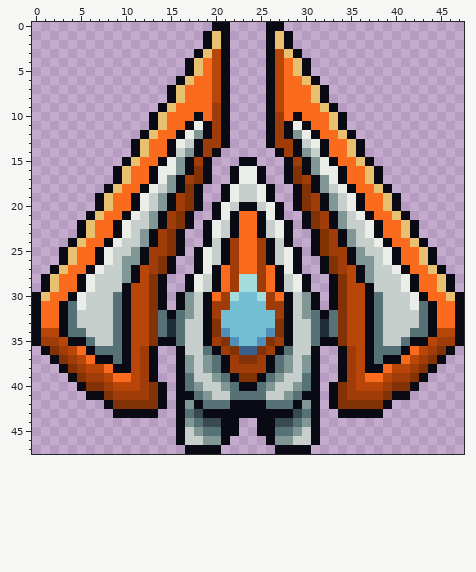
Edited in one commit: pixel-art sprite (res/img/space_invaders/ships/ship_1.png). This is how it looked before the edit.
The file is 48x48 pixels.
Now the later version:
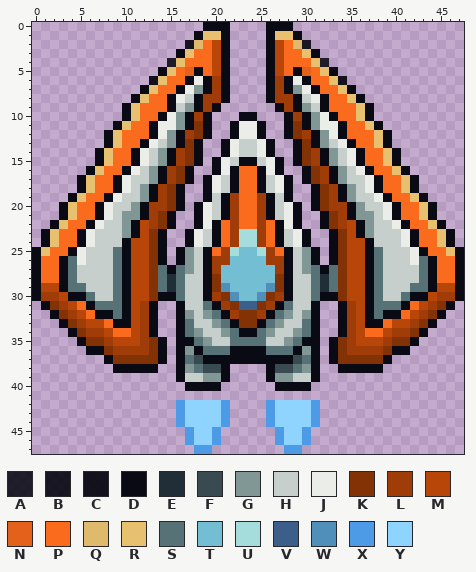
Palette (. is transparent): A #090a14df  B #090a14eb  C #090a14f2  D #090a14  E #202e37  F #394a50  G #819796  H #c7cfcc  J #ebede9  K #833206  L #9f3c07  M #b84609  N #e4611b  P #fb6b1d  Q #e0ba6c  R #e8c170  S #577277  T #73bed3  U #a4dddb  V #3c5e8b  W #4f8fba  X #4d9be6  Y #8fd3ff
Commit: Ships now have propulsors built in on all imgs
Change:
Changed rows in their new state; - is an unchanged pixel.
first column x 0:
 0 -------------------D--------D-------------------
 1 ------------------DR--------RD------------------
 2 -----------------BQPM------MPQB-----------------
 3 ----------------DRPP--------PPRD----------------
 4 ---------------ARPP----------PPRA---------------
 5 --------------DRPND----------DNPRD--------------
 6 -------------CRPPDJDL------LDJDPPRC-------------
 7 ------------DRPPDJGDL------LDGJDPPRD------------
 8 -----------DRPP-JHDLL------LLDHJ-PPRD-----------
 9 ----------DRPPPDHGDLD.----.DLDGHDPPPRD----------
10 ----------DRPPDJGDLD..-DD-..DLDGJDPPRD----------
11 ---------DRPP-JJG-K-..DJJD..-K-GJJ-PPRD---------
12 --------DRPPPDJG-LK-..DJJD..-KL-GJDPPPRD--------
13 --------DRPPDJHGDK-..-JHHJ-..-KDGHJDPPRD--------
14 -------DRPP-JHG-LK-..DJHHJD..-KL-GHJ-PPRD-------
15 -------DRPPDJHGDLKD.DJH--HJD.DKLDGHJDPPRD-------
16 ------DRPPDJHGDLK-..DJ-PP-JD..-KLDGHJDPPRD------
17 -----DRPP-JHHGDLKD.-JH-PP-HJ-.DKLDGHHJ-PPRD-----
18 -----DRPPDJHGDLK-..DJHDPPDHJD..-KLDGHJDPPRD-----
19 ----DRPPDJHHGDLKD..DH-LPPL-HD..DKLDGHHJDPPRD----
20 ---DRPP-JHHGDLLKD.-JHDLPPLDHJ-.DKLLDGHHJ-PPRD---
21 ---DRPPDJHGGDLKD..DJHDL--LDHJD..DKLDGGHJDPPRD---
22 --DRPPDJHHGDMLKD..DJDPL--LPDJD..DKLMDGHHJDPPRD--
23 -DRPP-JHHHGDMKD..DJHDPLUULPDHJD..DKMDGHHHJ-PPRD-
24 -DRPPDJHHHDMMKD..DJHDP-UU-PDHJD..DKMMDHHHJDPPRD-
25 DRPPDJHHHSDMMKD.-GHDPLUTTULPDHG-.DKMMDSHHHJDPPRD
26 DPP-SJHHHSDMMKD.DGHDLLTTTTLLDHGD.DKMMDSHHHJS-PPD
27 DPPDSHHH-SDM-KS-SGHDLTTTTTTLDHGS-SK-MDS-HHHSDPPD
28 DPPDSHH--SDM--SESHHDKTTTTTTKDHHSES--MDS--HHSDPPD
29 DMMDSSH--S----SESHHDKWTTTTWKDHHSES----S--HSSDMMD
30 -LLM-DS--------DSH--LKW--WKL--HSD--------SD-MLL-
31 .DKLMPDSS---LD.--H-SD-KVVK-DS-H--.DL---SSDPMLKD.
32 ..DKLMPDD---LD..D--GSDLKKLDSG--D..DL---DDPMLKD..
33 ...-KLMMPD--LD..DS-HGSDKKDSGH-SD..DL--DPMMLK-...
34 ....DKLLMPP-LD..DSGHHGSDDSGHHGSD..DL-PPMLLKD....
35 .....-KKLMM-L--.DDSGHHSSSSHHGSDD.--L-MMLKK-.....
36 -.....-DKLLL-KD--GD-SSDDDDSS-DG--DK-LLLKD-.....-
37 --......-KKKKKD--SFDD-DDDD-DDFS--DKKKKK-......--
38 ---......--DD-----SFF-....-FFS-----DD--......---
39 ----..........---H-G-D....D-G-H---..........----
40 -----..........-.DDDD......DDDD.-..........-----
41 ------.........-................-.........------
42 --------.......-XYYYYX....XYYYYX-.......--------
43 ---------.....--XYYYYX....XYYYYX--.....---------
44 ----------------XYYYYX.--.XYYYYX----------------
45 ----------------.XYYX..--..XYYX.----------------
46 ----------------.XYYX.----.XYYX.----------------
47 -----------------.XX.------.XX.-----------------
